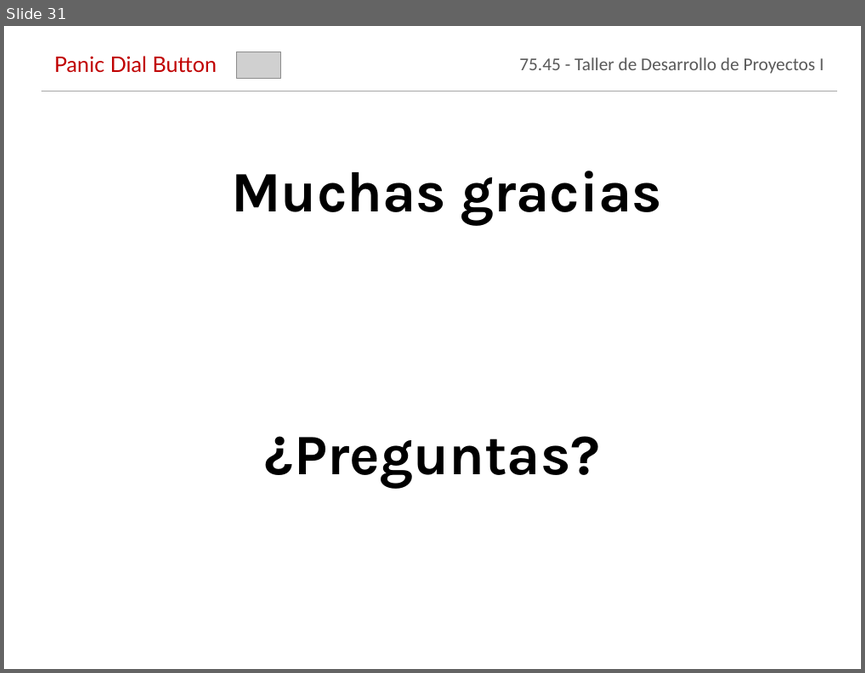
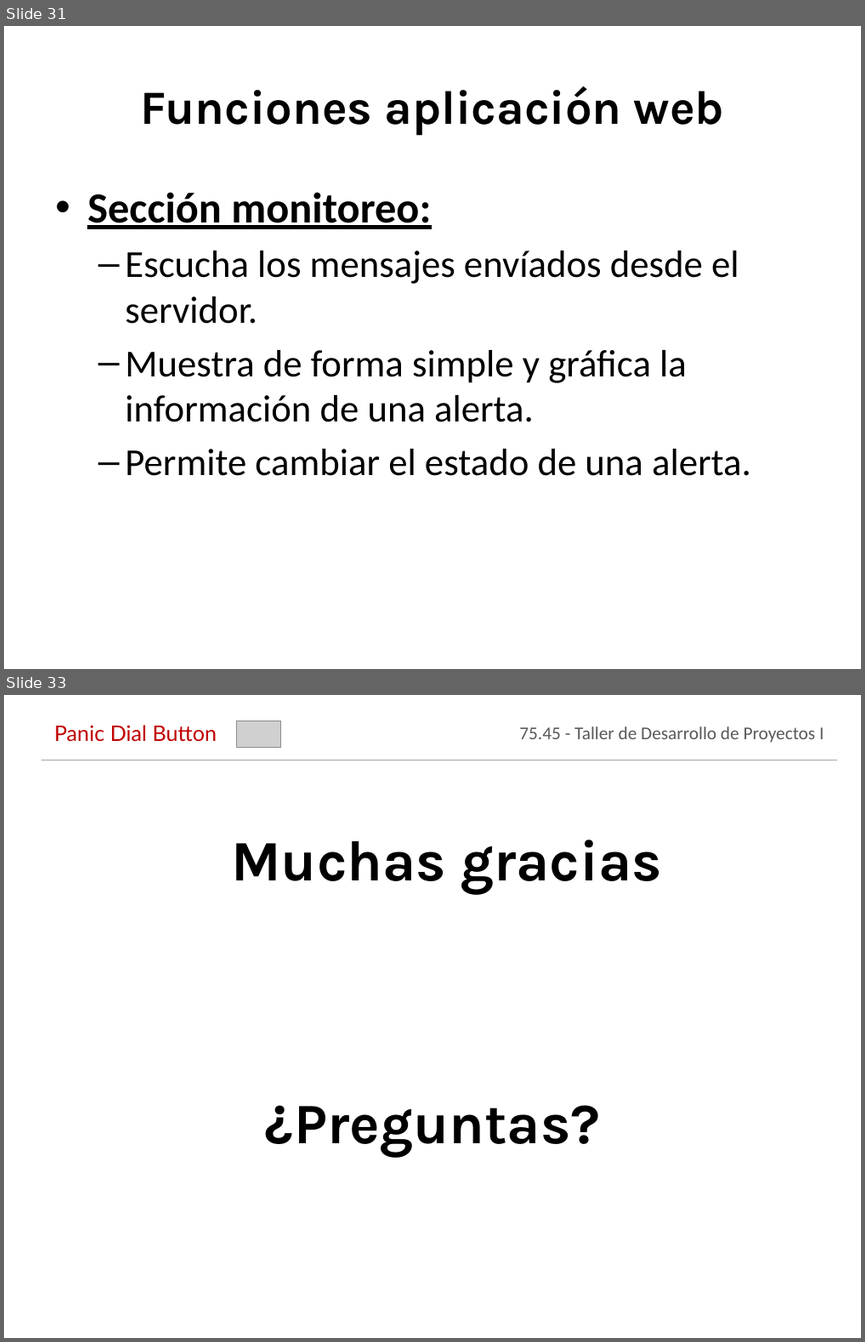
Before and after one commit to jmonetti/2012-1er-taller-de-desarrollo-de-proyectos-i, a slide deck: docs/Presentacion final/PresentacionFinal_V7.pptx. Shown one above the other, each under a label of ours: slide 31 before the commit, slides 31 and 33 after it; the slides between them are not shown. The pictures are 865x673 and 865x1342 pixels, drawn with LibreOffice and Linux fonts; fonts in the diff are those of the drawing; grey boxes stand for pictures; background and template pictures are left out. Boxes give left, top, right and bottom in pixels: in the first picture for what was removed or moved away, otherwise in the second. Text is boxed around its words. In the diff, an @@ line names an element or a change of style, - is before the commit and + after.

```diff
--- a/docs/Presentacion final/PresentacionFinal_V7.pptx
+++ b/docs/Presentacion final/PresentacionFinal_V7.pptx
@@ slide 31 added at [4, 26, 861, 669], background picture (left out) @@
@@ title added at [141, 86, 724, 136], 40 pt, text #000000, bold @@
+Funciones aplicación web
@@ text added at [87, 192, 751, 476], 32 pt, text #000000 @@
+• Sección monitoreo:
+  – Escucha los mensajes envíados desde el servidor.
+  – Muestra de forma simple y gráfica la información de una alerta.
+  – Permite cambiar el estado de una alerta.
@@ what was slide 31 is now slide 33 @@
```
Also in this commit, not shown: 4 slides changed, 1 other slide added.
